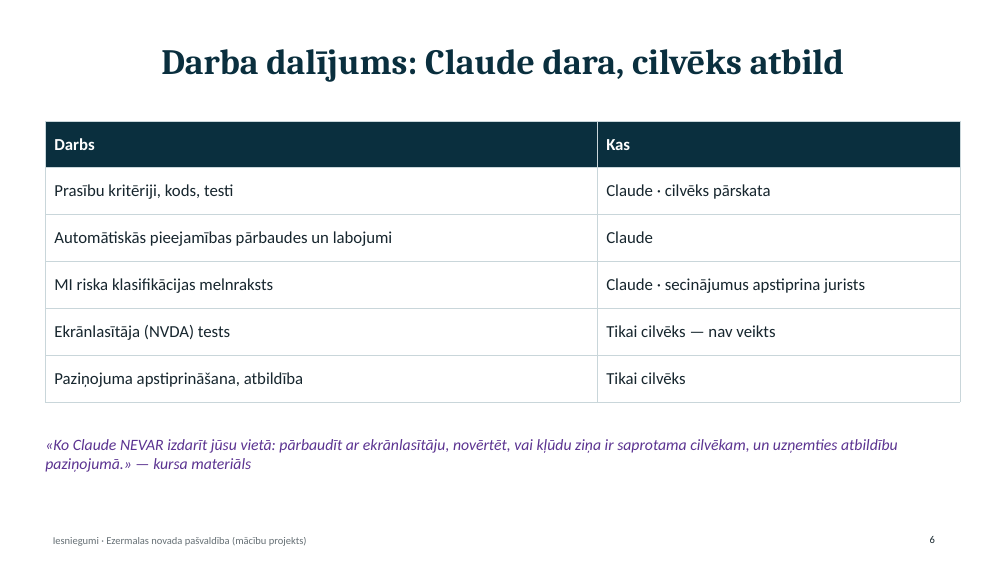
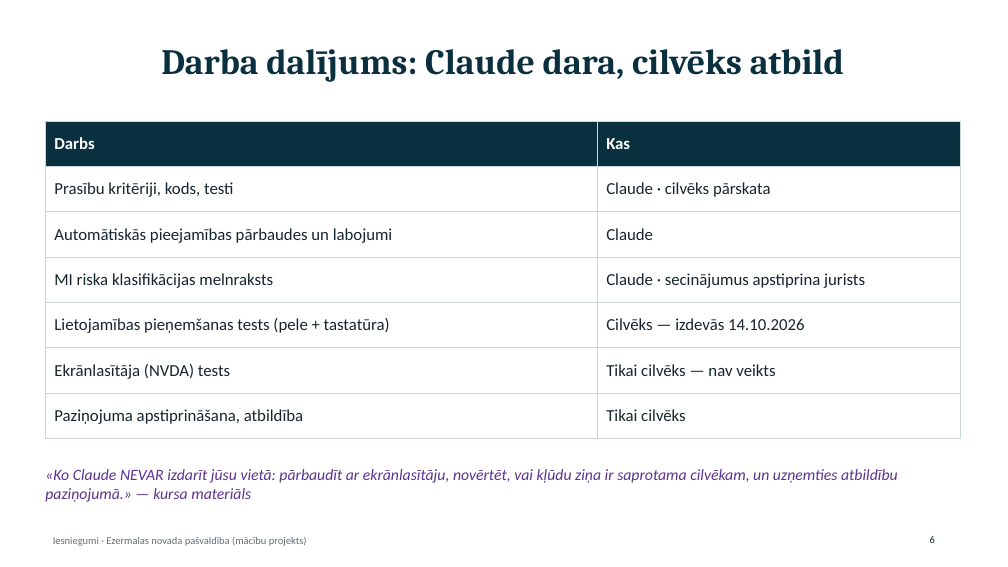
Before and after one commit to macibas3009/pareizais1410, a slide deck: slide 6 of iesniegumi/docs/prezentacija.pptx. Drawn at 1008x567 pixels with LibreOffice and Linux fonts; fonts in the diff are those of the drawing. Boxes give left, top, right and bottom in pixels: in the first picture for what was removed or moved away, otherwise in the second. Text is boxed around its words. In the diff, an @@ line names an element or a change of style, - is before the commit and + after.

```diff
--- a/iesniegumi/docs/prezentacija.pptx
+++ b/iesniegumi/docs/prezentacija.pptx
@@ table at (45, 121, 960, 428) @@
+row 5: Lietojamības pieņemšanas tests (pele + tastatūra) | Cilvēks — izdevās 14.10.2026
@@ text "«Ko Claude NEVAR izdarīt jūsu ...": place and size @@
-text "«Ko Claude NEVAR izdarīt jūsu ..." at (45, 439, 898, 472)
+text "«Ko Claude NEVAR izdarīt jūsu ..." at (45, 469, 898, 502)
```
Also in this commit, not shown: 1 other slide changed.
